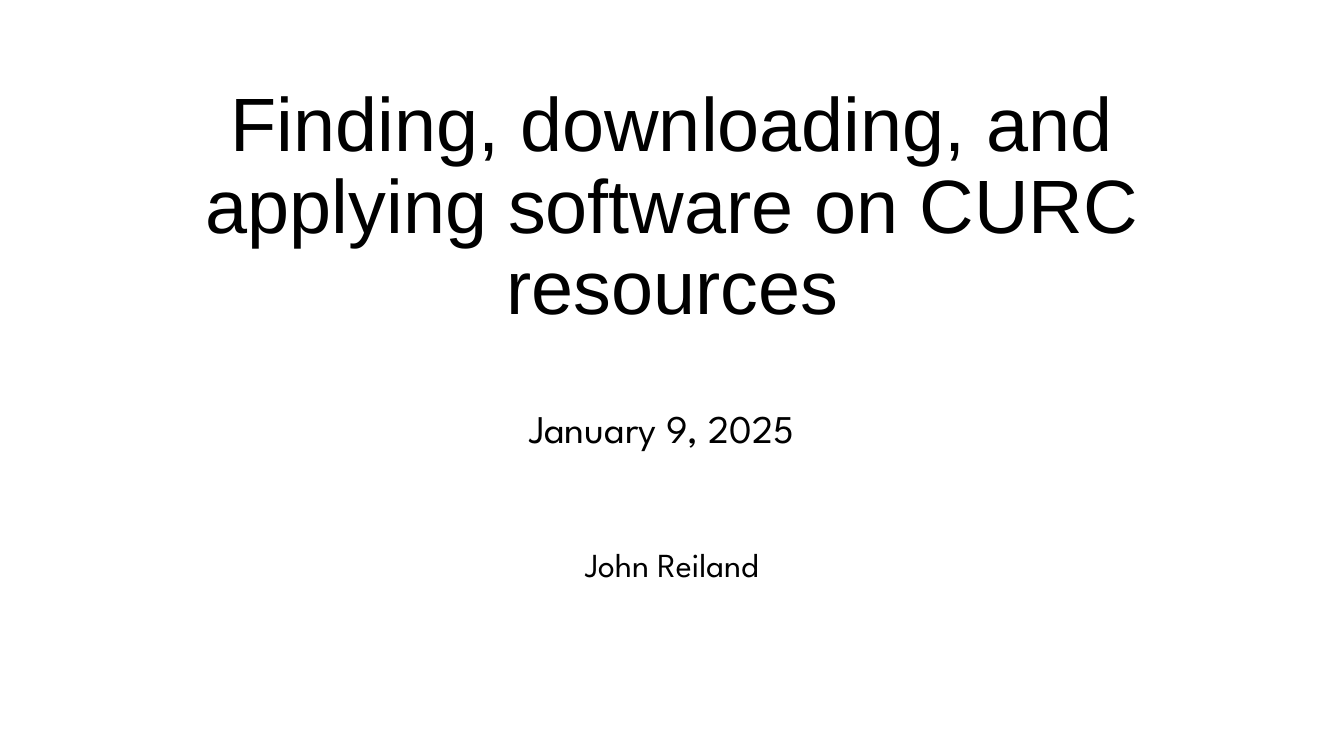
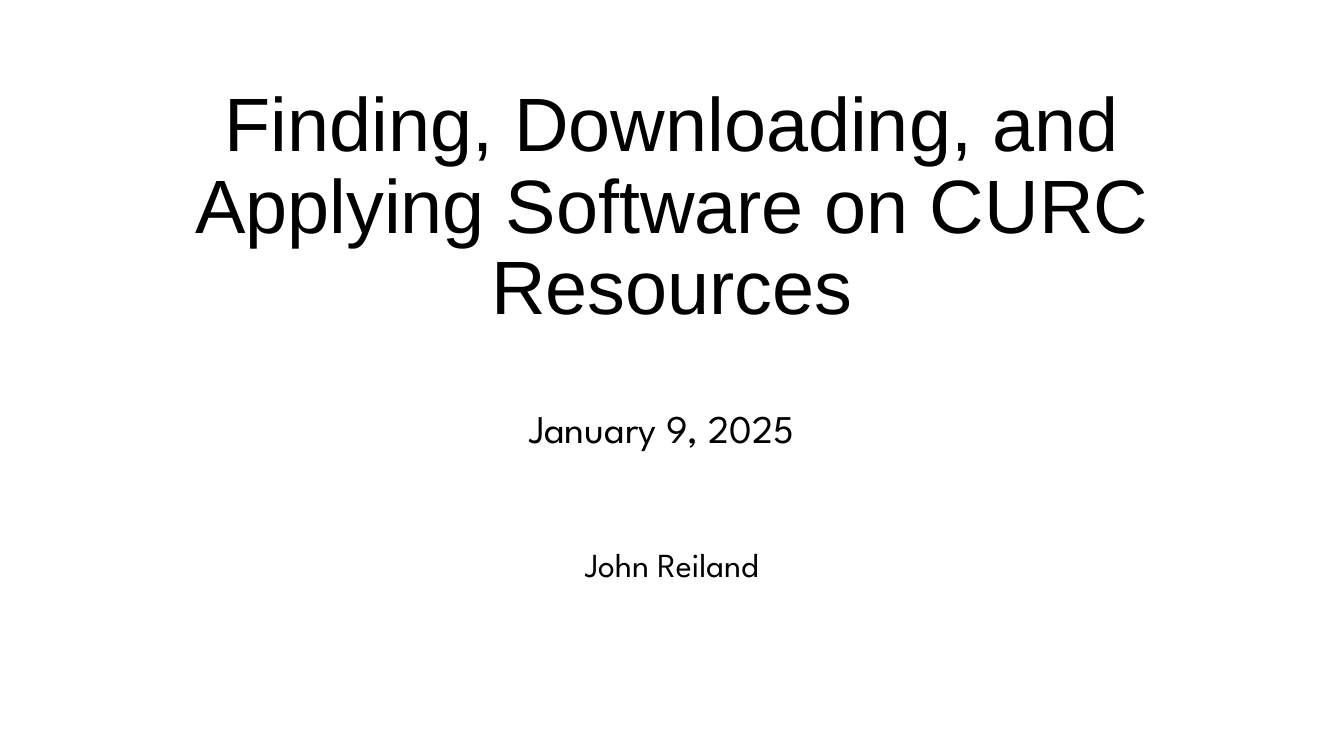
Before and after one commit to mohalkh5/hpc_fundamentals_micro_credential, a slide deck: slide 1 of installing_software/installing_software.pptx. Drawn at 1344x756 pixels with LibreOffice and Linux fonts; fonts in the diff are those of the drawing; background and template pictures are left out. Boxes give left, top, right and bottom in pixels: in the first picture for what was removed or moved away, otherwise in the second. Text is boxed around its words. In the diff, an @@ line names an element or a change of style, - is before the commit and + after.

```diff
--- a/installing_software/installing_software.pptx
+++ b/installing_software/installing_software.pptx
@@ title at box(195, 96, 1148, 315): text changed @@
-Finding, downloading, and applying software on CURC resources
+Finding, Downloading, and Applying Software on CURC Resources
```
Also in this commit, not shown: 28 other slides changed, 1 other file.
